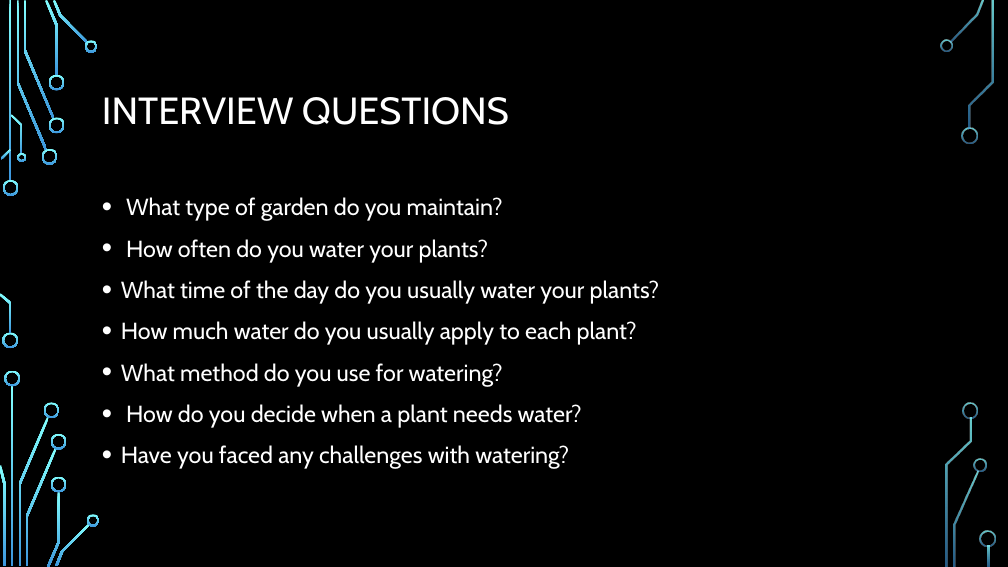
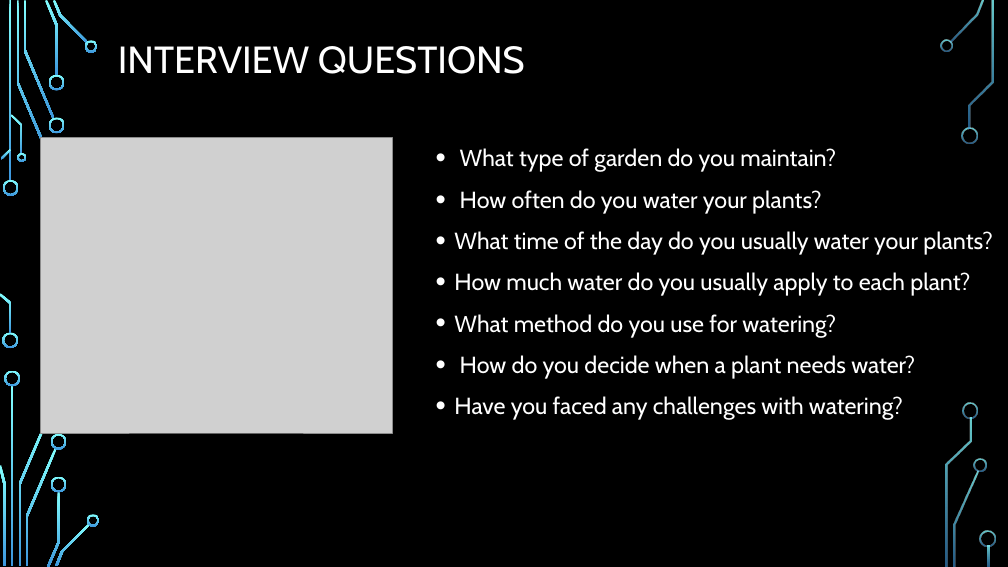
Before and after one commit to hemanthkumar29/design-think-website, a slide deck: slide 7 of public/team_presentations/team_7_presentation.pptx (slide 8 before the commit). Drawn at 1008x567 pixels with LibreOffice and Linux fonts; fonts in the diff are those of the drawing; grey boxes stand for pictures; background and template pictures are left out. Boxes give left, top, right and bottom in pixels: in the first picture for what was removed or moved away, otherwise in the second. Text is boxed around its words. In the diff, an @@ line names an element or a change of style, - is before the commit and + after.

```diff
--- a/public/team_presentations/team_7_presentation.pptx
+++ b/public/team_presentations/team_7_presentation.pptx
@@ title "INTERVIEW QUESTIONS": place and size @@
-title "INTERVIEW QUESTIONS" at <box>102,97,509,125</box>
+title "INTERVIEW QUESTIONS" at <box>118,46,525,74</box>
@@ picture added at <box>40,137,392,433</box> @@
@@ freeform shape removed at <box>42,149,57,165</box> @@
@@ text "What type of garden do ...": place and size @@
-text "What type of garden do ..." at <box>121,197,660,469</box>
+text "What type of garden do ..." at <box>454,148,993,420</box>
@@ freeform shape removed at <box>44,402,60,418</box> @@
```
Also in this commit, not shown: 5 other slides changed, 9 slides added, 6 slides removed, 1 other file.
